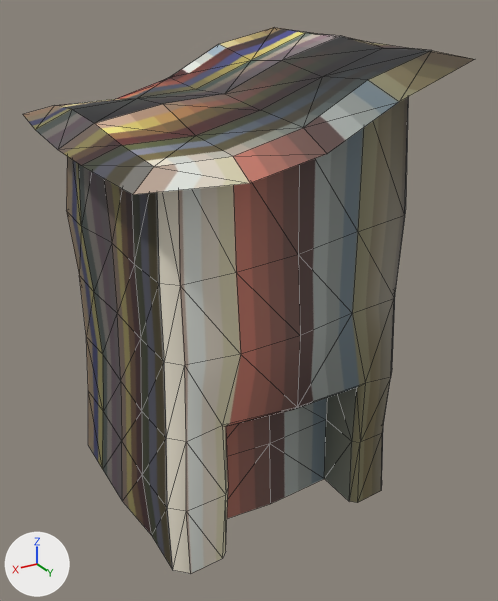
Before and after pictures for a commit that changed the glTF model dans_modeling_agency/assets/MSH_Building_Hole_005.glb.
The view is the same before and after, from a camera (50 mm lens) standing at (6.35, 11.37, 9.58) and looking at (-0.18, 0.5, 4.15). The lights are fixed; the arrows at lower left show +X, +Y and +Z. Mesh edges are drawn as thin lines. Vertices at the same position are counted once.

Objects in the first picture: 'Base.018'.
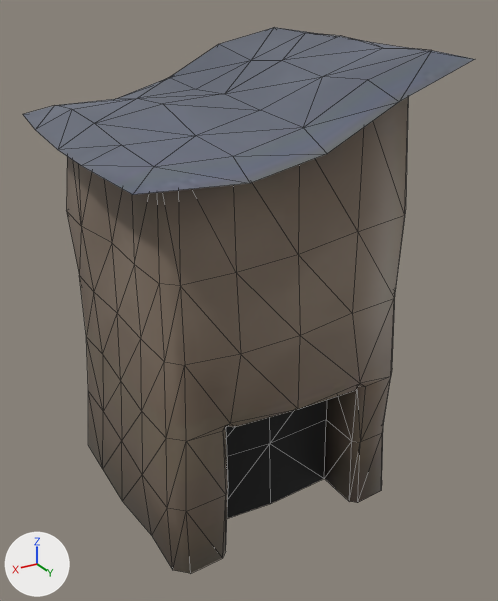
The change, as a list of edits to the scene's bpy script:
```text
Add img_tx_buildings:
    img_tx_buildings = load_image('TX_Buildings', '_unpacked/TX_Buildings', 1024, 1024, 'sRGB')
Change mat_material:
    mat_material.texture: img_tx_palette -> img_tx_buildings
Change me_grid_023:
    used by ob_base_018; location = (0.0, 0.0, 0.0)
    remove me_grid_023.from_pydata(...)  # 175 vertices, 288 faces; spans x -3.04..3.23, y -3.11..3.36, z 0.0..9.11
    add me_grid_023.from_pydata(...)  # 178 vertices, 288 faces; spans x -3.04..3.23, y -3.11..3.36, z 0.0..9.11
    me_grid_023 part 1
    10 vertices are removed from x -2.22..2.22, y 1.5..2.58, z 2.71..2.92
    38 faces are deleted
    1 vertex moves from x 1.43, y 1.46, z 2.81 to x 1.43, y 1.46, z 2.82
    13 vertices are added at x -2.22..2.22, y 1.5..2.59, z 2.81..2.93
    38 new faces join them
    me_grid_023 part 2: 250 kept faces spanning x -3.04..3.23, y -3.11..3.36, z 0.0..9.11 get new texture (UV) coordinates
```

Location of each change, (x1, y1, x2, y2) in pixels of the pictures (498 x 601 px; the box of a moved part takes in the faces that stretch with it):
'Base.018', surface changed, reshaped
    both: (23, 27, 475, 573)
part 1 of me_grid_023, moved or reshaped
    both: (166, 299, 394, 511)
part 2 of me_grid_023, surface changed
    both: (23, 27, 475, 573)
